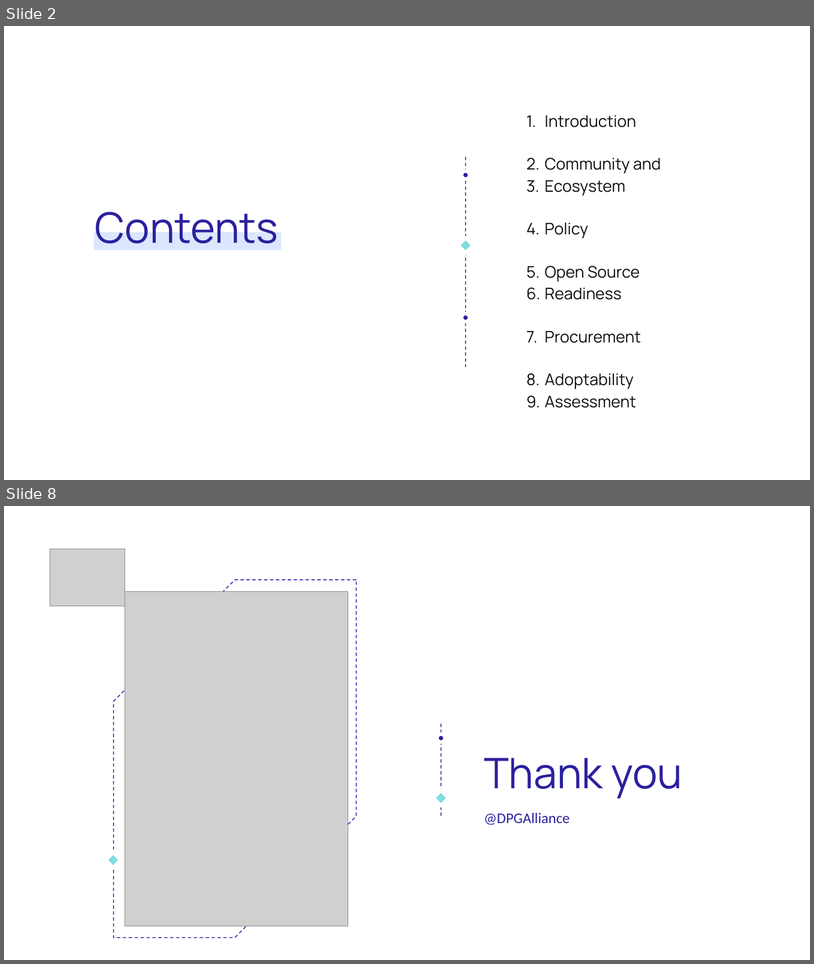
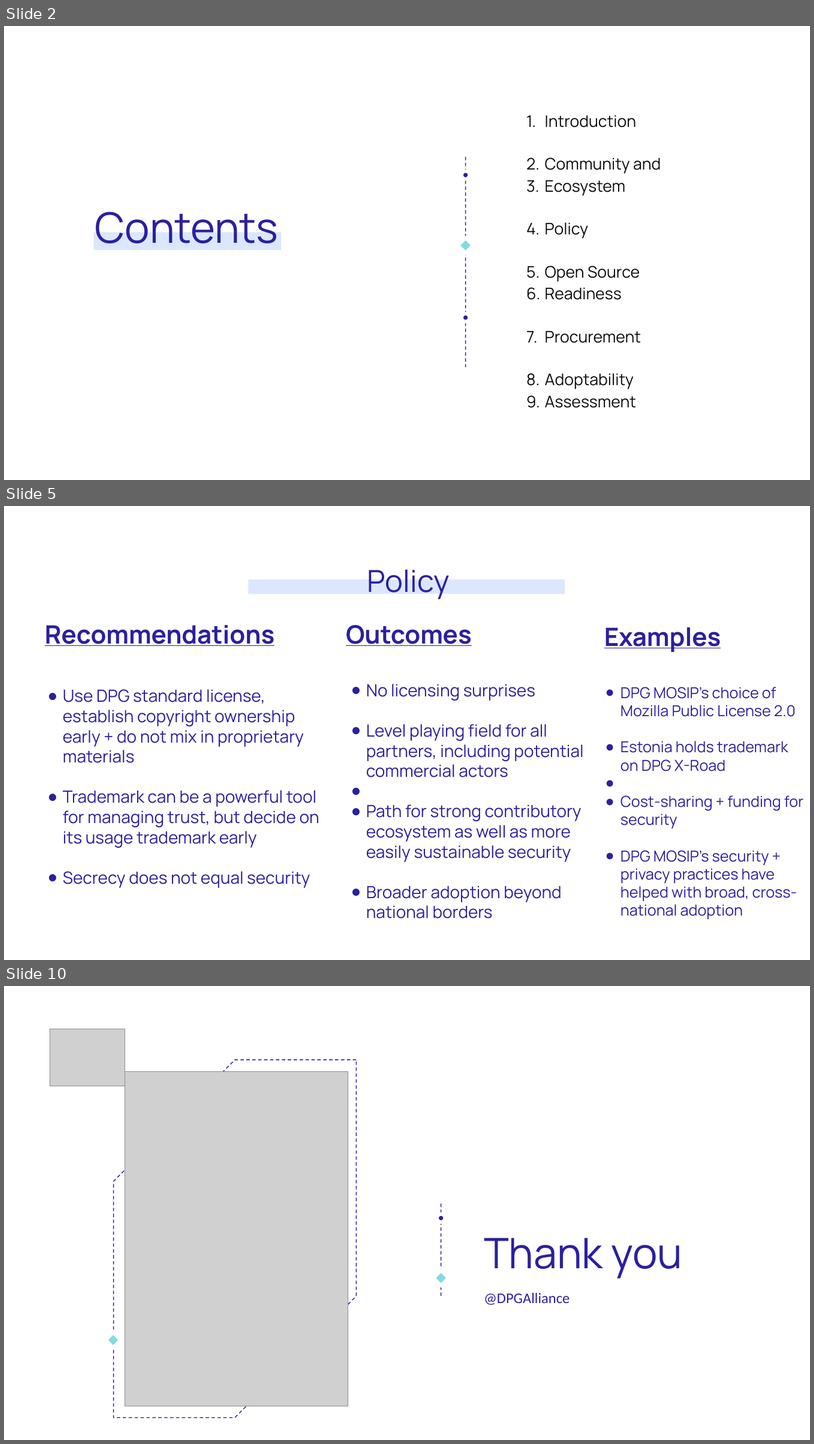
Before and after one commit to unicef/publicgoods-toolkit, a slide deck: dpg-toolkit-overview.odp. Shown one above the other, each under a label of ours: slides 2 and 8 before the commit, slides 2, 5 and 10 after it; the slides between them are not shown. The pictures are 814x964 and 814x1444 pixels, drawn with LibreOffice and Linux fonts; fonts in the diff are those of the drawing; grey boxes stand for pictures. Boxes give left, top, right and bottom in pixels: in the first picture for what was removed or moved away, otherwise in the second. Text is boxed around its words. In the diff, an @@ line names an element or a change of style, - is before the commit and + after.

```diff
--- a/dpg-toolkit-overview.odp
+++ b/dpg-toolkit-overview.odp
@@ slide 5 added at (4,506,810,960), background #FFFFFF @@
@@ text added at (368,570,450,599), 72 pt, text #2B209E @@
+Policy
@@ rectangle added at (248,580,565,594), fill #D8E5FF at 90% opacity @@
@@ text added at (45,625,275,646), 60 pt, text #2B209E, bold, underline @@
+Recommendations
@@ text added at (346,625,472,646), 60 pt, text #2B209E, bold, underline @@
+Outcomes
@@ text added at (605,627,722,652), 60 pt, text #2B209E, bold, underline @@
+Examples
@@ text added at (366,684,584,918), 40 pt, text #2B209E @@
+● No licensing surprises
+● Level playing field for all partners, including potential commercial actors
+● Path for strong contributory ecosystem as well as more easily sustainable security
+● Broader adoption beyond national borders
@@ text added at (63,689,320,888), 40 pt, text #2B209E @@
+● Use DPG standard license, establish copyright ownership early + do not mix in proprietary materials
+● Trademark can be a powerful tool for managing trust, but decide on its usage trademark early
+● Secrecy does not equal security
@@ text added at (621,687,804,919), 36 pt, text #2B209E @@
+● DPG MOSIP’s choice of Mozilla Public License 2.0
+● Estonia holds trademark on DPG X-Road
+● Cost-sharing + funding for security
+● DPG MOSIP’s security + privacy practices have helped with broad, cross-national adoption
@@ what was slide 8 is now slide 10 @@
```
Also in this commit, not shown: 3 slides changed, 3 other slides added, 2 slides removed, 2 other files.
